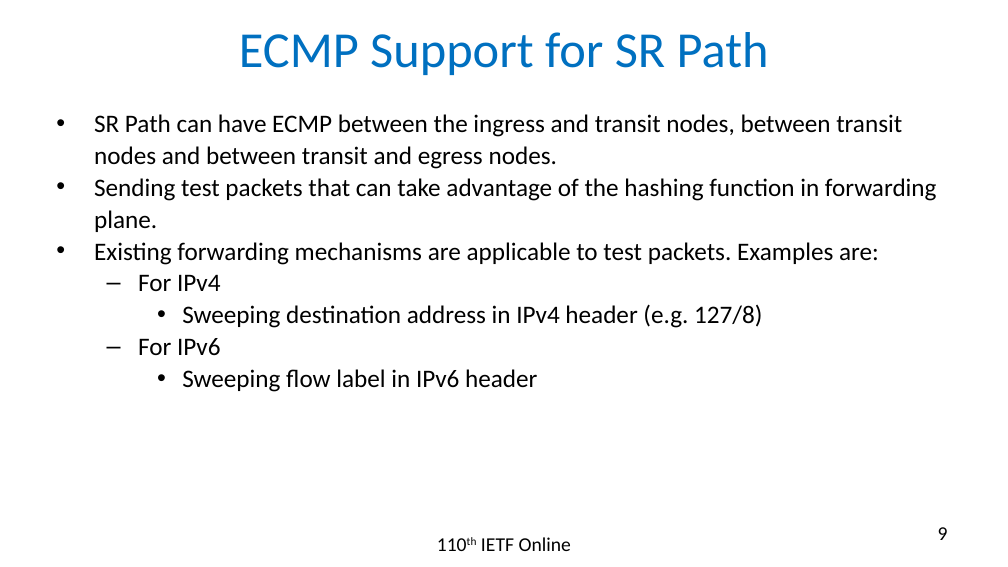
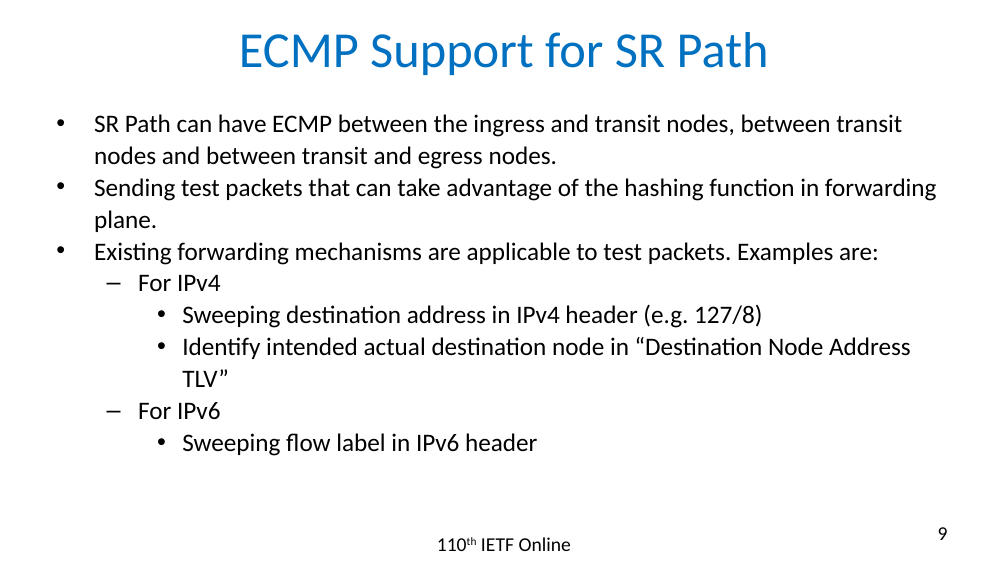
Before and after one commit to rakgandhi/ietf-slides, a slide deck: slide 9 of draft-gandhi-spring-stamp-srpm-04.pptx. Drawn at 1008x567 pixels with LibreOffice and Linux fonts; fonts in the diff are those of the drawing. Boxes give left, top, right and bottom in pixels: in the first picture for what was removed or moved away, otherwise in the second. Text is boxed around its words. In the diff, an @@ line names an element or a change of style, - is before the commit and + after.

```diff
--- a/draft-gandhi-spring-stamp-srpm-04.pptx
+++ b/draft-gandhi-spring-stamp-srpm-04.pptx
@@ text at (182, 337, 911, 387): paragraph added @@
+    • Identify intended actual destination node in “Destination Node Address TLV”
```
Also in this commit, not shown: 1 other file.
